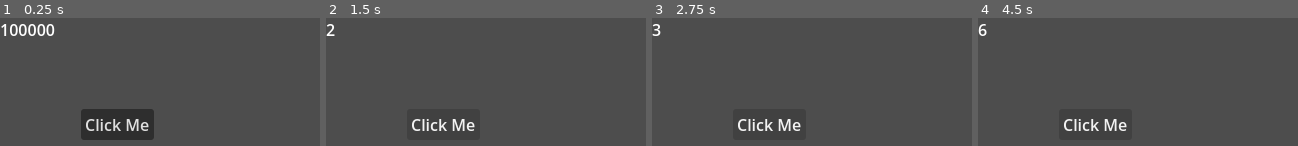
Above: before the commit, frames 1-4 (left to right).
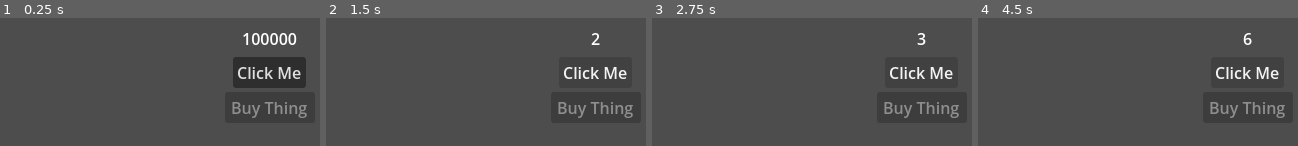
Above: after the commit, the same moments.

Repository: tkapa/the-new-incremental
Game: Godot game, scene res://Scenes/main.tscn
Two runs of this game, one before a commit and one after it. Both use one fixed random seed, a clock stepped at 60 frames per second and the inputs below.
Inputs:
- Up to frame 1 (0.25 s): no input
- Up to frame 2 (1.5 s): click "Click Me" at 0.5 s; click "Click Me" at 1.25 s
- Up to frame 3 (2.75 s): click "Click Me" at 2 s
- Up to frame 4 (4.5 s): tap Enter at 2.75, 4.25 s; tap Space at 3.5 s

The runs differ from the first frame. In frame 1, 13% of the frame differs, in the area x 0-96%, y 4-96%; in frame 2, 2.8%; in frame 3, 2.8%; in frame 4, 2.9%.

Commit message:
Saving

Diff:
--- a/Components/CurrencySpenderComponent/currency_spender_component.gd
+++ b/Components/CurrencySpenderComponent/currency_spender_component.gd
@@ -1,27 +1,29 @@
 class_name CurrencySpender extends Node
 
-var _could_purchase: bool = false
-var can_purchase: bool :
-	get: return _could_purchase
-var _value: int = 0
+signal can_purchase(can_purchase:bool)
 
-func _ready() -> void:
-	SignalBus.currency_updated.connect(_on_currency_updated)
-	_set_could_purchase()
+var _value :int = 1000
 
 func set_value(new_value: int) -> void:
+	print_debug("Set new value ", new_value)
 	_value = new_value
-	_set_could_purchase()
+	_refresh()
 
 func purchase() -> bool:
-	if (!_could_purchase):
+	if (!can_purchase):
 		return false
 
 	SignalBus.remove_currency.emit(_value)
 	return true
 
-func _set_could_purchase():
-	_could_purchase = CurrencyManager.can_afford(_value)
+func _refresh() -> void:
+	_can_purchase()
 
-func _on_currency_updated(new_value: int):
-	_set_could_purchase()
+func _on_currency_tracker_component_currency_updated(new_value: int) -> void:
+	_can_purchase()
+
+func _can_purchase() -> bool:
+	var is_purchasable = CurrencyManager.can_afford(_value)
+	can_purchase.emit(is_purchasable)
+
+	return is_purchasable
--- a/Components/CurrencySpenderComponent/currency_spender_component.tscn
+++ b/Components/CurrencySpenderComponent/currency_spender_component.tscn
@@ -1,6 +1,11 @@
 [gd_scene format=3 uid="uid://cr85q14elm3h3"]
 
 [ext_resource type="Script" uid="uid://ffgmqj7s4mdw" path="res://Components/CurrencySpenderComponent/currency_spender_component.gd" id="1_ndemd"]
+[ext_resource type="PackedScene" uid="uid://gwlxr5pqpb0k" path="res://Components/CurrencyTrackerComponent/currency_tracker_component.tscn" id="2_j6rva"]
 
 [node name="CurrencySpenderComponent" type="Node" unique_id=1625921281]
 script = ExtResource("1_ndemd")
+
+[node name="CurrencyTrackerComponent" parent="." unique_id=469978171 instance=ExtResource("2_j6rva")]
+
+[connection signal="currency_updated" from="CurrencyTrackerComponent" to="." method="_on_currency_tracker_component_currency_updated"]
--- a/Globals/currency_manager.gd
+++ b/Globals/currency_manager.gd
@@ -17,4 +17,4 @@
 	SignalBus.currency_updated.emit(current_currency)
 
 func can_afford(value: int) -> bool:
-	return value >= current_currency
+	return value <= current_currency
--- /dev/null
+++ b/Resources/Purchasables/new_script.gd
@@ -0,0 +1,20 @@
+class_name Purchasable extends Resource
+
+enum Type { NONE, PASSIVE }
+
+@export_category("Cost")
+@export
+var base_cost: int = 1
+@export
+var cost_increment : int = 1
+
+@export_category("Description")
+@export
+var name : String = "New Name"
+@export
+var description : String = "Description"
+@export
+var _type : Type = Type.PASSIVE
+
+func get_type() -> Type:
+	return _type
--- a/Scenes/main.tscn
+++ b/Scenes/main.tscn
@@ -1,16 +1,9 @@
 [gd_scene format=3 uid="uid://bws7i4yhbvj82"]
 
-[ext_resource type="PackedScene" uid="uid://cwne85aolpv22" path="res://UI/CurrencyDisplay/currency_display.tscn" id="1_jjgbg"]
-[ext_resource type="PackedScene" uid="uid://crgr7ijoojyjm" path="res://UI/Buttons/add_button.tscn" id="2_bo1nx"]
+[ext_resource type="PackedScene" uid="uid://djrorh4c5aof3" path="res://Scenes/ui_layout.tscn" id="1_jjgbg"]
 
 [node name="Main" type="Node2D" unique_id=2069147951]
 
-[node name="CurrencyDisplay" parent="." unique_id=1122420170 instance=ExtResource("1_jjgbg")]
+[node name="UI" type="CanvasLayer" parent="." unique_id=718613373]
 
-[node name="AddButton" parent="." unique_id=1460473266 instance=ExtResource("2_bo1nx")]
-offset_left = 81.0
-offset_top = 91.0
-offset_right = 154.0
-offset_bottom = 122.0
-size_flags_vertical = 4
-metadata/_edit_use_anchors_ = true
+[node name="UiLayout" parent="UI" unique_id=1007126164 instance=ExtResource("1_jjgbg")]
--- /dev/null
+++ b/Scenes/ui_layout.tscn
@@ -0,0 +1,35 @@
+[gd_scene format=3 uid="uid://djrorh4c5aof3"]
+
+[ext_resource type="Theme" uid="uid://blo2wchsj3d36" path="res://UI/global_theme.tres" id="1_gm0gj"]
+[ext_resource type="PackedScene" uid="uid://cwne85aolpv22" path="res://UI/CurrencyDisplay/currency_display.tscn" id="2_k8481"]
+[ext_resource type="PackedScene" uid="uid://crgr7ijoojyjm" path="res://UI/Buttons/AddCommand/add_button.tscn" id="3_qi5iu"]
+[ext_resource type="PackedScene" uid="uid://bvjxqtyfhndql" path="res://UI/Buttons/RemoveCommand/remove_button.tscn" id="4_ldva7"]
+
+[node name="UiLayout" type="MarginContainer" unique_id=1007126164]
+custom_minimum_size = Vector2(100, 0)
+anchors_preset = 15
+anchor_right = 1.0
+anchor_bottom = 1.0
+offset_left = 220.0
+grow_horizontal = 2
+grow_vertical = 2
+size_flags_horizontal = 4
+size_flags_vertical = 4
+theme = ExtResource("1_gm0gj")
+theme_override_constants/margin_left = 5
+theme_override_constants/margin_top = 5
+theme_override_constants/margin_right = 5
+theme_override_constants/margin_bottom = 5
+metadata/_edit_use_anchors_ = true
+
+[node name="VBoxContainer" type="VBoxContainer" parent="." unique_id=840618729]
+layout_mode = 2
+
+[node name="CurrencyDisplay" parent="VBoxContainer" unique_id=1122420170 instance=ExtResource("2_k8481")]
+layout_mode = 2
+
+[node name="AddButton" parent="VBoxContainer" unique_id=1460473266 instance=ExtResource("3_qi5iu")]
+layout_mode = 2
+
+[node name="RemoveButton" parent="VBoxContainer" unique_id=222155180 instance=ExtResource("4_ldva7")]
+layout_mode = 2
--- /dev/null
+++ b/UI/Buttons/AddCommand/add_button.tscn
@@ -0,0 +1,21 @@
+[gd_scene format=3 uid="uid://crgr7ijoojyjm"]
+
+[ext_resource type="Theme" uid="uid://blo2wchsj3d36" path="res://UI/global_theme.tres" id="1_5ttwe"]
+[ext_resource type="Script" uid="uid://b3d5a4pb28ar6" path="res://UI/Buttons/AddCommand/add_button.gd" id="1_7vvl7"]
+
+[node name="AddButton" type="Button" unique_id=1460473266]
+anchors_preset = 14
+anchor_top = 0.5
+anchor_right = 1.0
+anchor_bottom = 0.5
+offset_top = -15.5
+offset_bottom = 15.5
+grow_horizontal = 2
+grow_vertical = 2
+size_flags_horizontal = 4
+size_flags_vertical = 4
+theme = ExtResource("1_5ttwe")
+text = "Click Me"
+script = ExtResource("1_7vvl7")
+
+[connection signal="button_down" from="." to="." method="_on_button_down"]
--- /dev/null
+++ b/UI/Buttons/RemoveCommand/remove_button.gd
@@ -0,0 +1,20 @@
+extends Button
+
+@export
+var value : int = 10
+
+@onready
+var currency_spender : CurrencySpender = $CurrencySpenderComponent
+
+func _ready() -> void:
+	currency_spender.set_value(value)
+
+func _on_can_purchase(can_purchase:bool) -> void:
+	if (can_purchase):
+		disabled = false
+	else:
+		disabled = true
+
+func _on_button_down() -> void:
+	if(currency_spender.purchase()):
+		print_debug("Purchase success.")
--- /dev/null
+++ b/UI/Buttons/RemoveCommand/remove_button.tscn
@@ -0,0 +1,13 @@
+[gd_scene format=3 uid="uid://bvjxqtyfhndql"]
+
+[ext_resource type="Script" uid="uid://dml1c83ke17q8" path="res://UI/Buttons/RemoveCommand/remove_button.gd" id="1_h1iky"]
+[ext_resource type="PackedScene" uid="uid://cr85q14elm3h3" path="res://Components/CurrencySpenderComponent/currency_spender_component.tscn" id="2_nuvbs"]
+
+[node name="RemoveButton" type="Button" unique_id=222155180]
+text = "Buy Thing"
+script = ExtResource("1_h1iky")
+
+[node name="CurrencySpenderComponent" parent="." unique_id=1625921281 instance=ExtResource("2_nuvbs")]
+
+[connection signal="button_down" from="." to="." method="_on_button_down"]
+[connection signal="can_purchase" from="CurrencySpenderComponent" to="." method="_on_can_purchase"]
--- a/UI/Buttons/add_button.tscn
+++ /dev/null
@@ -1,14 +0,0 @@
-[gd_scene format=3 uid="uid://crgr7ijoojyjm"]
-
-[ext_resource type="Script" uid="uid://b3d5a4pb28ar6" path="res://UI/Buttons/add_button.gd" id="1_7vvl7"]
-
-[node name="AddButton" type="Button" unique_id=1460473266]
-anchors_preset = 15
-anchor_right = 1.0
-anchor_bottom = 1.0
-grow_horizontal = 2
-grow_vertical = 2
-text = "Click Me"
-script = ExtResource("1_7vvl7")
-
-[connection signal="button_down" from="." to="." method="_on_button_down"]
--- a/UI/CurrencyDisplay/currency_display.tscn
+++ b/UI/CurrencyDisplay/currency_display.tscn
@@ -2,11 +2,14 @@
 
 [ext_resource type="Script" uid="uid://dv8wjhtaji22" path="res://UI/CurrencyDisplay/currency_display.gd" id="1_71nsh"]
 [ext_resource type="PackedScene" uid="uid://gwlxr5pqpb0k" path="res://Components/CurrencyTrackerComponent/currency_tracker_component.tscn" id="1_ofllk"]
+[ext_resource type="Theme" uid="uid://blo2wchsj3d36" path="res://UI/global_theme.tres" id="3_ofqa3"]
 
 [node name="CurrencyDisplay" type="Control" unique_id=1122420170]
+custom_minimum_size = Vector2(0, 30)
 layout_mode = 3
 anchors_preset = 10
 anchor_right = 1.0
+offset_bottom = 20.0
 grow_horizontal = 2
 size_flags_vertical = 4
 script = ExtResource("1_71nsh")
@@ -15,7 +18,16 @@
 [node name="CurrencyTrackerComponent" parent="." unique_id=469978171 instance=ExtResource("1_ofllk")]
 
 [node name="CurrencyText" type="Label" parent="." unique_id=1562467434]
-layout_mode = 0
-offset_right = 40.0
-offset_bottom = 23.0
+layout_mode = 1
+anchors_preset = 14
+anchor_top = 0.5
+anchor_right = 1.0
+anchor_bottom = 0.5
+offset_top = -11.5
+offset_bottom = 11.5
+grow_horizontal = 2
+grow_vertical = 2
+theme = ExtResource("3_ofqa3")
 text = "100000"
+horizontal_alignment = 1
+vertical_alignment = 1
--- /dev/null
+++ b/UI/global_theme.tres
@@ -0,0 +1,3 @@
+[gd_resource type="Theme" format=3 uid="uid://blo2wchsj3d36"]
+
+[resource]
--- a/project.godot
+++ b/project.godot
@@ -10,7 +10,8 @@
 
 [application]
 
-config/name="the-clicker"
+config/name="Goblin Clicker"
+config/version="0.01"
 run/main_scene="uid://bws7i4yhbvj82"
 config/features=PackedStringArray("4.6", "Forward Plus")
 config/icon="res://icon.svg"
Not shown, added: Resources/Purchasables/new_script.gd.uid
Renamed: UI/Buttons/add_button.gd -> UI/Buttons/AddCommand/add_button.gd
Renamed: UI/Buttons/add_button.gd.uid -> UI/Buttons/AddCommand/add_button.gd.uid
Not shown, added: UI/Buttons/RemoveCommand/remove_button.gd.uid
